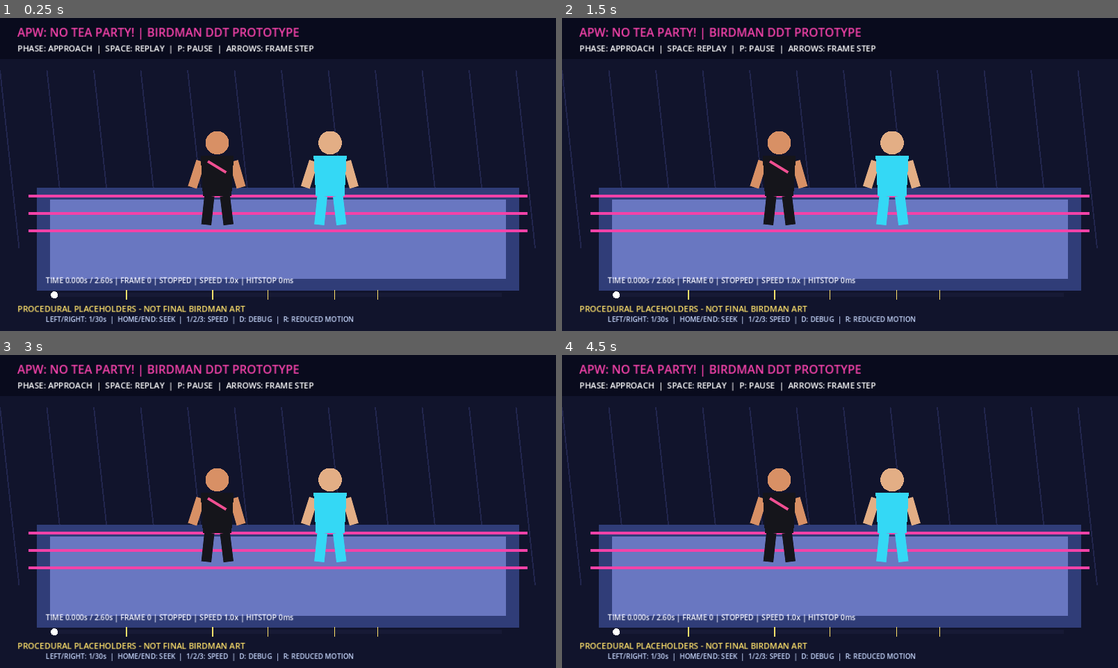
Above: before the commit, frames 1-4 (two rows, left to right).
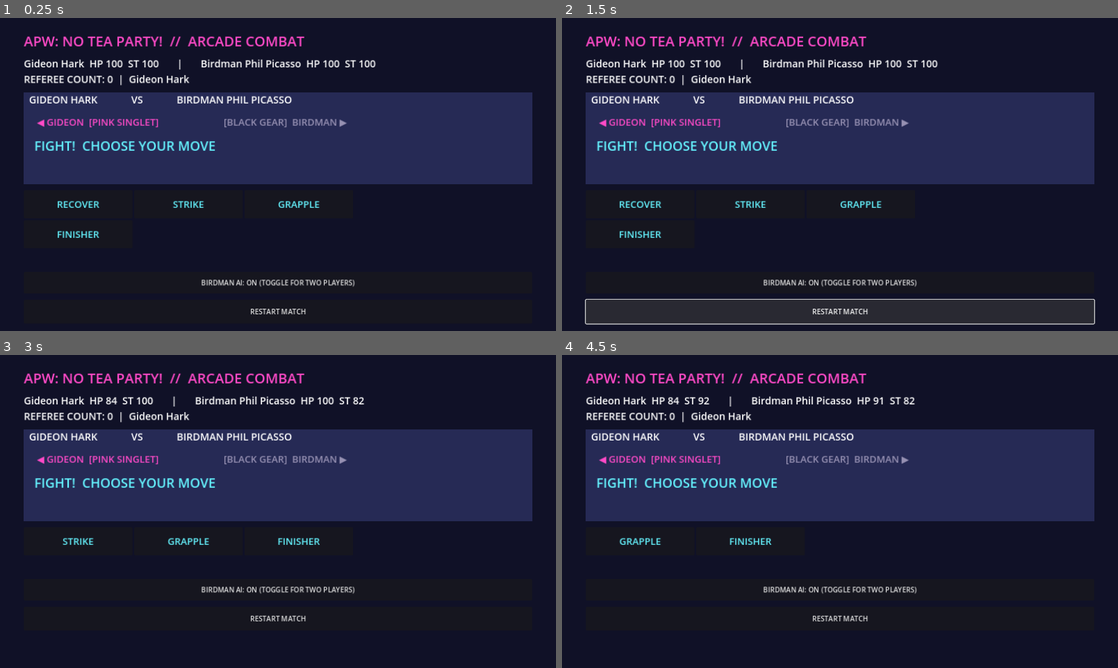
Above: after the commit, the same moments.

Repository: Cardinalrampolla/APW-NO-TEA-PARTY
Game: Godot game, scene res://combat_arcade.tscn
The game is run twice, just before and just after one commit, with the same random seed, the same clock (stepped at 60 frames per second) and the same inputs. Before the commit the project starts from res://main.tscn.
Inputs (mouse positions are in pixels of both pictures, inside the frame that each line leads up to):
- Up to frame 1 (0.25 s): no input
- Up to frame 2 (1.5 s): click (840, 312) at 0.5 s, where only the run after the commit has a clickable "RESTART MATCH"; click (840, 312) at 1.25 s, where only the run after the commit has a clickable "RESTART MATCH"
- Up to frame 3 (3 s): click (278, 649) at 2 s, where only the run after the commit has a clickable "RESTART MATCH"; click (77, 542) at 2.75 s, where only the run after the commit has a clickable "RECOVER"
- Up to frame 4 (4.5 s): click (840, 617) at 3.5 s, where only the run after the commit has a clickable "RESTART MATCH"; click (751, 542) at 4.25 s, where only the run after the commit has a clickable "STRIKE"

The runs differ from the first frame. In frame 1, 60% of the frame differs, in the area x 0-97%, y 3-98%; in frame 2, 60%; in frame 3, 60%; in frame 4, 59%.
Error after the commit: Attempted to free a locked object (calling or emitting). (res://combat_arcade.gd:130)

Commit message:
Make playable wrestling match the default Godot scene

Diff:
--- a/project.godot
+++ b/project.godot
@@ -1,8 +1,8 @@
 config_version=5
 
 [application]
-config/name="APW - Birdman DDT Animation Prototype"
-run/main_scene="res://main.tscn"
+config/name="APW: No Tea Party!"
+run/main_scene="res://combat_arcade.tscn"
 
 [display]
 window/size/viewport_width=1280
